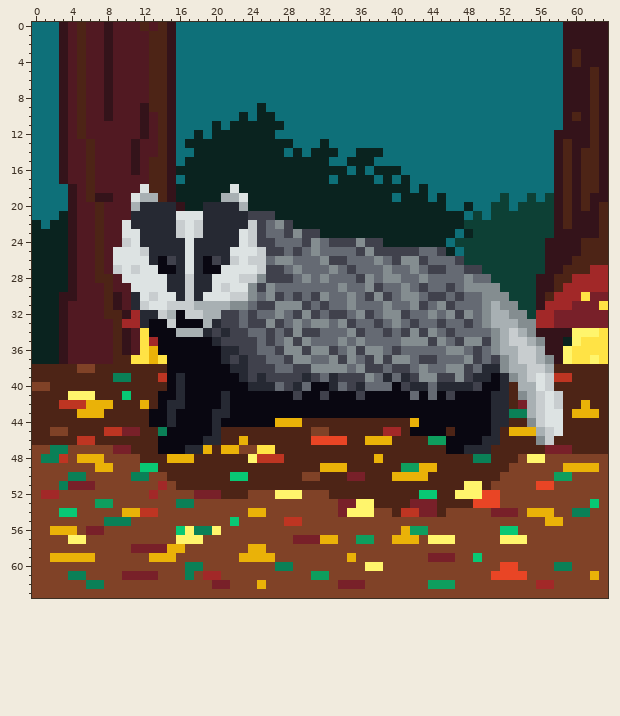
Two versions of one pixel-art sprite, img/20201202-pixeldailies.png. Above is the file before it was changed.
The file is 64x64 pixels. Colours within 5 levels of each other are drawn and written as one.
After the commit:
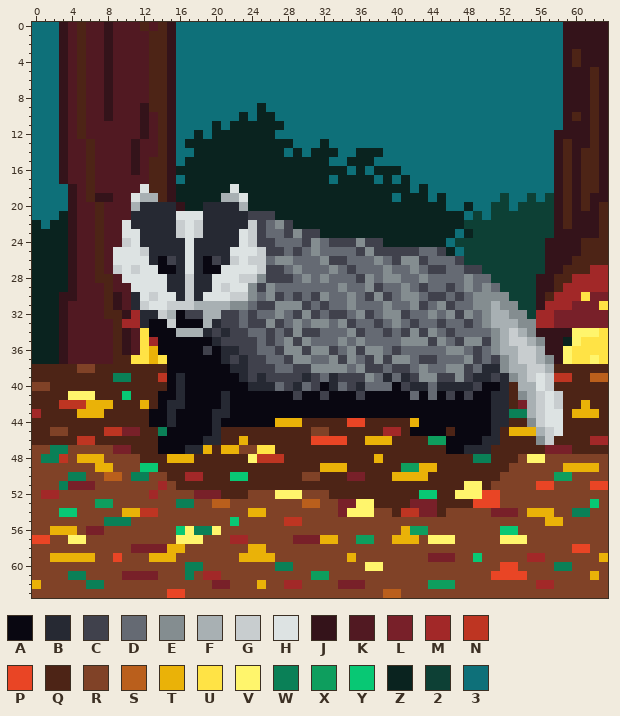
Palette (. is transparent): A #090711  B #262933  C #40414c  D #656a73  E #848d90  F #a8b0b3  G #c8cdcf  H #dde3e3  J #34131a  K #511922  L #782029  M #a22828  N #be3522  P #e94525  Q #4d2416  R #804227  S #ba5f1c  T #eab208  U #ffe345  V #fff56c  W #0a8057  X #0e9e5e  Y #08c874  Z #0a231f  2 #0d4035  3 #0e7079
Commit: Edit piece from December 2 2020
Changes in this commit:
{"y":29,"x":49,"old":"E","new":"D"}
{"y":29,"x":51,"old":"E","new":"D"}
{"y":30,"x":49,"old":"D","new":"E"}
{"y":31,"x":49,"old":"D","new":"E"}
{"y":32,"x":17,"old":"GG","new":"CC"}
{"y":36,"x":19,"old":"A","new":"C"}
{"y":39,"x":51,"old":"A","new":"C"}
{"y":39,"x":62,"old":"QQ","new":"SS"}
{"y":40,"x":31,"old":"A","new":"C"}
{"y":41,"x":48,"old":"A","new":"C"}
{"y":43,"x":0,"old":"Q","new":"M"}
{"y":44,"x":35,"old":"QQ","new":"PP"}
{"y":46,"x":62,"old":"QQ","new":"MM"}
{"y":50,"x":8,"old":"RR","new":"SS"}
{"y":50,"x":17,"old":"QQ","new":"MM"}
{"y":51,"x":62,"old":"RR","new":"PP"}
{"y":53,"x":20,"old":"RR","new":"SS"}
{"y":53,"x":30,"old":"RR","new":"SS"}
{"y":57,"x":0,"old":"RR","new":"PP"}
{"y":57,"x":22,"old":"RR","new":"MM"}
{"y":58,"x":60,"old":"RR","new":"PP"}
{"y":59,"x":9,"old":"R","new":"P"}
{"y":59,"x":55,"old":"RR","new":"MM"}
{"y":59,"x":63,"old":"R","new":"T"}
{"y":62,"x":0,"old":"R","new":"T"}
{"y":62,"x":28,"old":"RR","new":"MM"}
{"y":63,"x":15,"old":"RR","new":"PP"}
{"y":63,"x":39,"old":"RR","new":"SS"}
